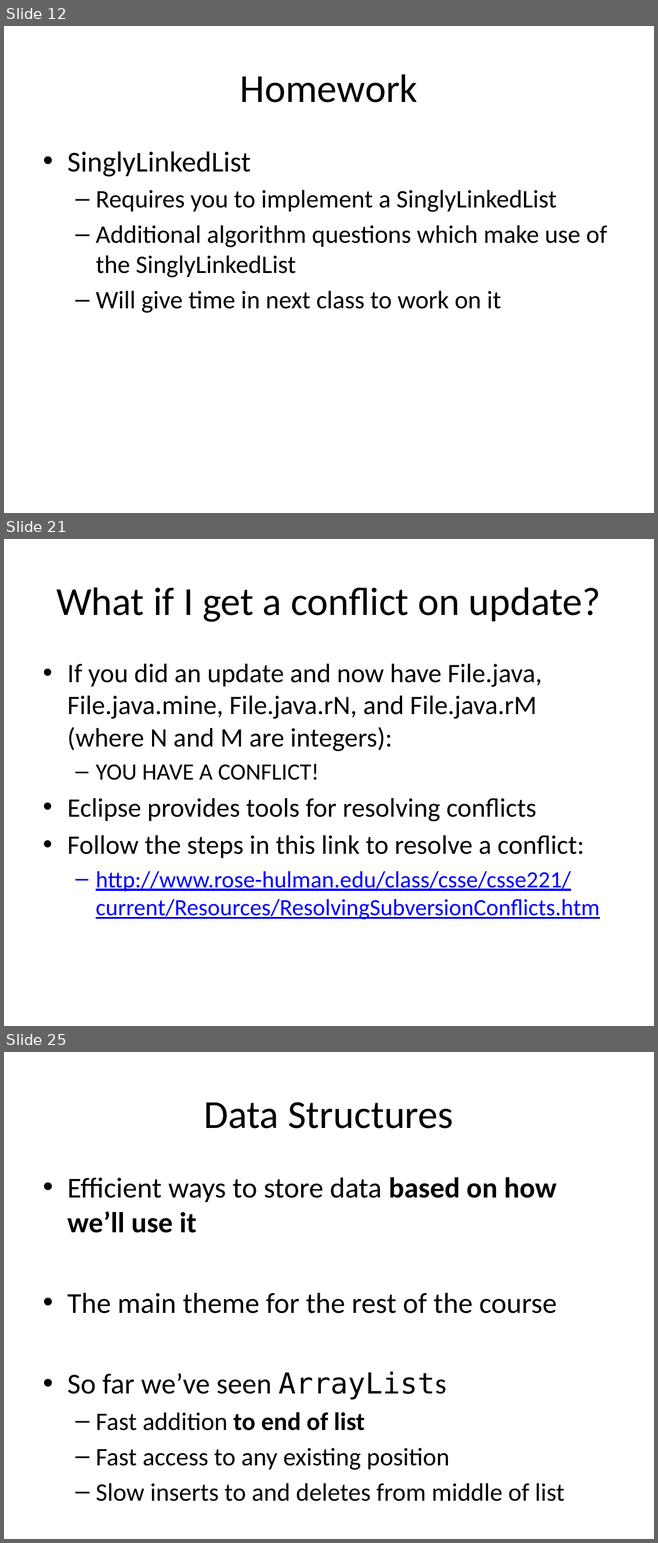
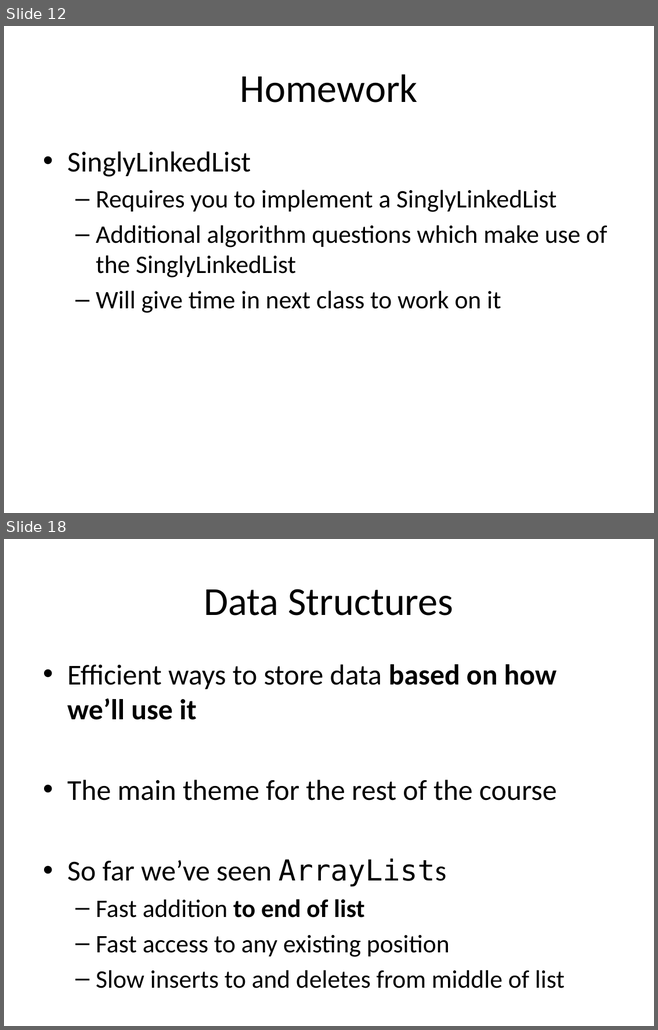
Before and after one commit to RHIT-CSSE/csse220, a slide deck: ClassMaterials/LinkedLists/Slides/LinkedLists.pptx. Shown one above the other, each under a label of ours: slides 12, 21 and 25 before the commit, slides 12 and 18 after it; the slides between them are not shown. The pictures are 658x1543 and 658x1030 pixels, drawn with LibreOffice and Linux fonts; fonts in the diff are those of the drawing. Boxes give left, top, right and bottom in pixels: in the first picture for what was removed or moved away, otherwise in the second. Text is boxed around its words. In the diff, an @@ line names an element or a change of style, - is before the commit and + after.

```diff
--- a/ClassMaterials/LinkedLists/Slides/LinkedLists.pptx
+++ b/ClassMaterials/LinkedLists/Slides/LinkedLists.pptx
@@ slide 21 removed at box(4, 539, 654, 1026), background #FFFFFF @@
@@ title removed at box(56, 587, 601, 622) @@
-What if I get a conflict on update?
@@ text removed at box(67, 664, 599, 919) @@
-• If you did an update and now have File.java, File.java.mine, File.java.rN, and File.java.rM (where N and M are integers):
-  – YOU HAVE A CONFLICT!
-• Eclipse provides tools for resolving conflicts
-• Follow the steps in this link to resolve a conflict:
-  – http://www.rose-hulman.edu/class/csse/csse221/current/Resources/ResolvingSubversionConflicts.htm
@@ what was slide 25 is now slide 18 @@
```
Also in this commit, not shown: 4 slides changed, 3 slides added, 8 other slides removed, 1 other file.
